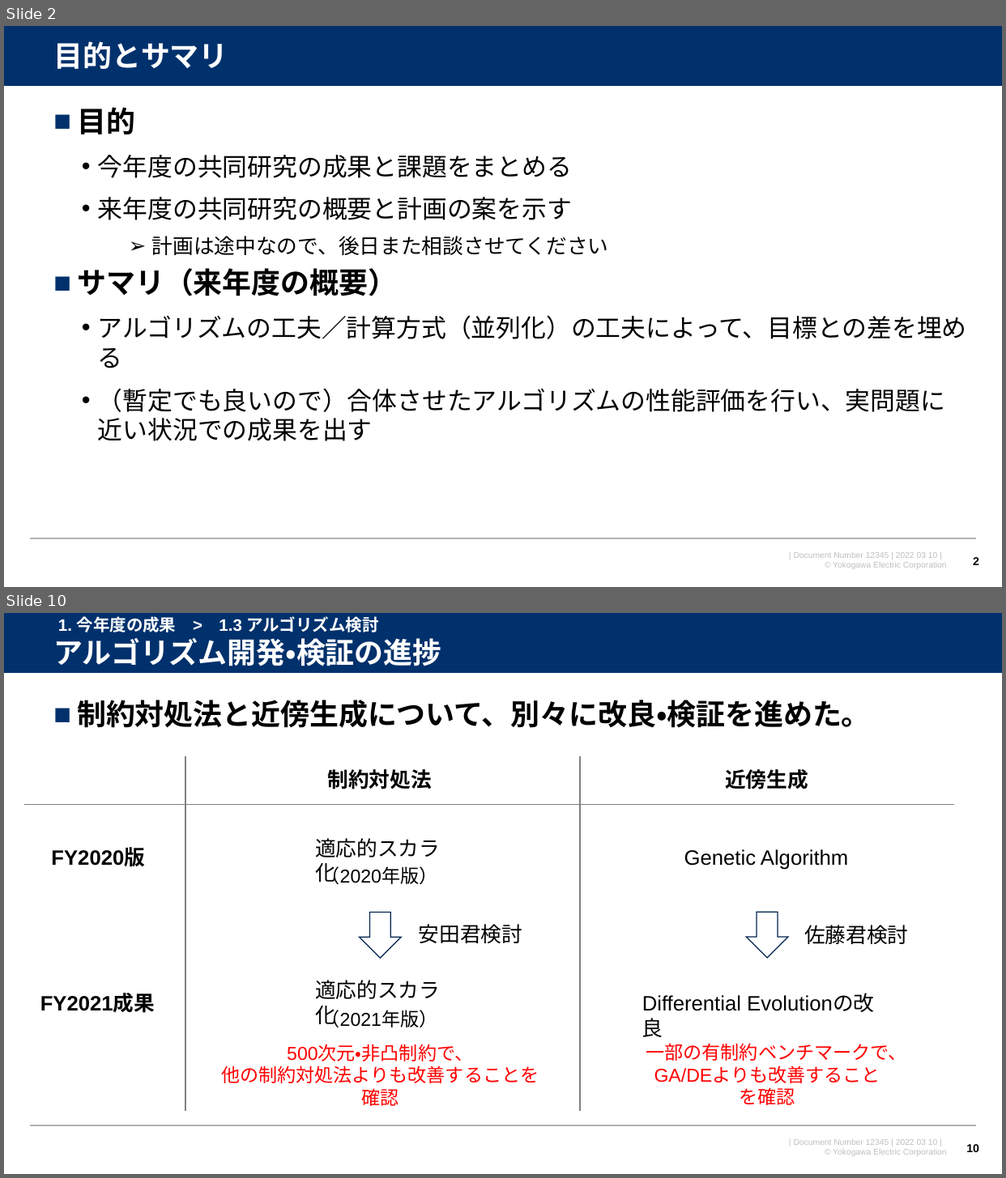
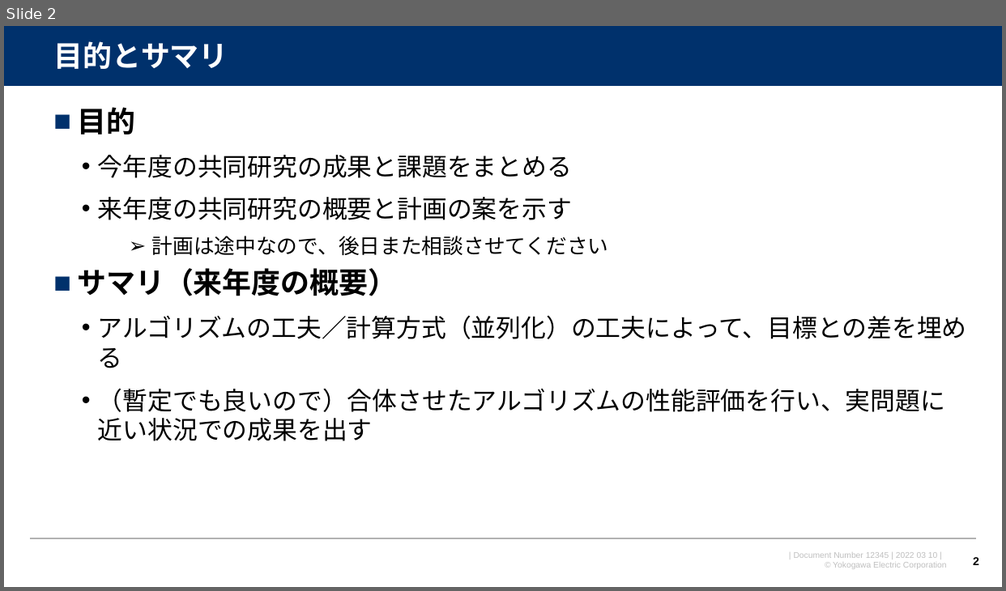
Before and after one commit to watarukumagai-git/opt, a slide deck: MMW/220310_MMW_kumagai_rev.0.pptx. Shown one above the other, each under a label of ours: slides 2 and 10 before the commit, slide 2 after it; the slides between them are not shown. The pictures are 1006x1178 and 1006x591 pixels, drawn with LibreOffice and Linux fonts; fonts in the diff are those of the drawing; background and template pictures are left out. Boxes give left, top, right and bottom in pixels: in the first picture for what was removed or moved away, otherwise in the second. Text is boxed around its words. In the diff, an @@ line names an element or a change of style, - is before the commit and + after.

```diff
--- a/MMW/220310_MMW_kumagai_rev.0.pptx
+++ b/MMW/220310_MMW_kumagai_rev.0.pptx
@@ slide 10 removed at bbox=[4, 613, 1002, 1174], background #FFFFFF; not listed: 4 template elements that a slide beside it also shows @@
@@ text removed at bbox=[58, 616, 379, 632] @@
-1. 今年度の成果 > 1.3 アルゴリズム検討
@@ title removed at bbox=[53, 638, 441, 666] @@
-アルゴリズム開発・検証の進捗
@@ text removed at bbox=[77, 700, 871, 728] @@
-■ 制約対処法と近傍生成について、別々に改良・検証を進めた。
@@ line removed from (186, 756) to (186, 1112) @@
@@ line removed from (581, 756) to (581, 1112) @@
@@ text removed at bbox=[327, 769, 431, 790] @@
-制約対処法
@@ text removed at bbox=[725, 769, 808, 790] @@
-近傍生成
@@ line removed from (955, 805) to (24, 805) @@
@@ text removed at bbox=[51, 849, 145, 867] @@
-FY2020版
@@ text removed at bbox=[315, 838, 440, 883] @@
-適応的スカラ化
@@ text removed at bbox=[684, 850, 848, 870] @@
-Genetic Algorithm
@@ text removed at bbox=[322, 864, 438, 884] @@
-（2020年版）
@@ down arrow removed at bbox=[360, 913, 402, 958] @@
@@ text removed at bbox=[419, 924, 523, 943] @@
-安田君検討
@@ down arrow removed at bbox=[747, 913, 789, 958] @@
@@ text removed at bbox=[804, 925, 909, 944] @@
-佐藤君検討
@@ text removed at bbox=[40, 994, 155, 1013] @@
-FY2021成果
@@ text removed at bbox=[315, 980, 440, 1026] @@
-適応的スカラ化
@@ text removed at bbox=[642, 995, 741, 1012] @@
-Differential Evolutionの改良
@@ text removed at bbox=[322, 1007, 438, 1028] @@
-（2021年版）
@@ text removed at bbox=[221, 1045, 539, 1084] @@
-500次元・非凸制約で、
-他の制約対処法よりも改善することを確認
@@ text removed at bbox=[646, 1043, 906, 1084] @@
-一部の有制約ベンチマークで、
-GA/DEよりも改善することを確認
@@ page number removed at bbox=[966, 1144, 979, 1152] @@
-10
```
Also in this commit, not shown: 6 slides changed, 10 slides added, 11 other slides removed.
